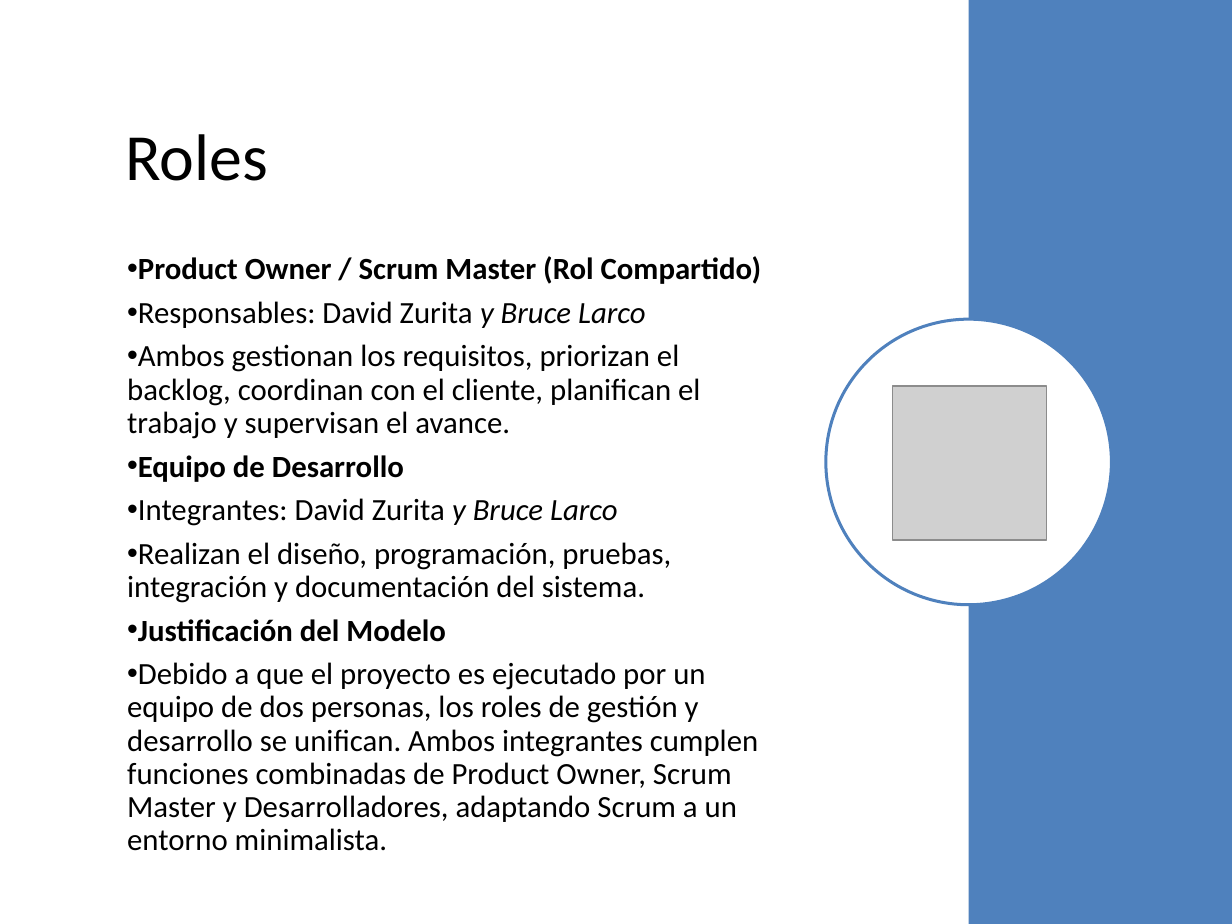
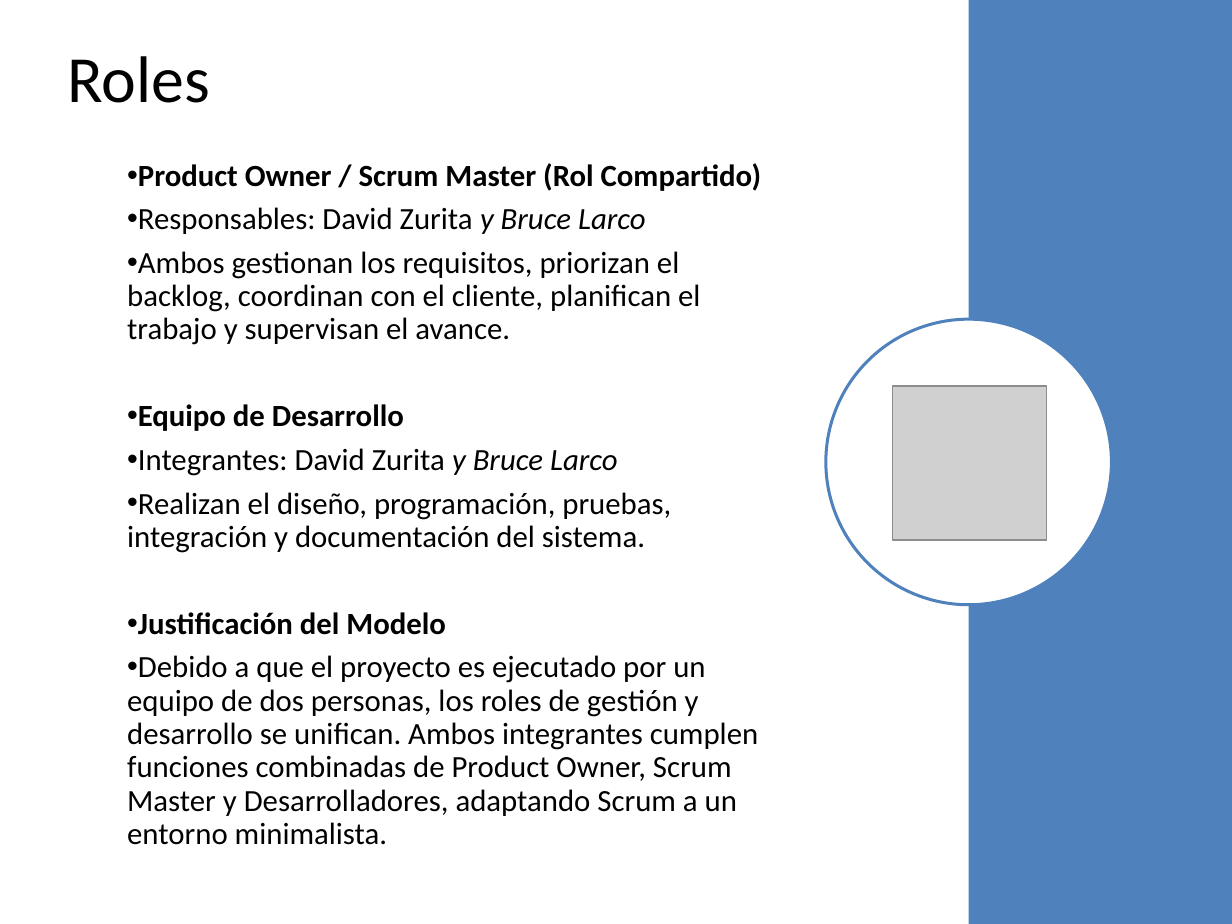
Before and after one commit to DalizC/PTY4614, a slide deck: slide 11 of Equipo 09/Fase 2/Evidencias Proyecto/Presentacion.pptx. Drawn at 1232x924 pixels with LibreOffice and Linux fonts; fonts in the diff are those of the drawing; grey boxes stand for pictures. Boxes give left, top, right and bottom in pixels: in the first picture for what was removed or moved away, otherwise in the second. Text is boxed around its words. In the diff, an @@ line names an element or a change of style, - is before the commit and + after.

```diff
--- a/Equipo 09/Fase 2/Evidencias Proyecto/Presentacion.pptx
+++ b/Equipo 09/Fase 2/Evidencias Proyecto/Presentacion.pptx
@@ title "Roles": place and size @@
-title "Roles" at (126, 134, 269, 181)
+title "Roles" at (67, 56, 210, 103)
@@ text "Product Owner / Scrum Master ..." rewrapped from (127, 301, 758, 822) to (127, 207, 758, 816) @@
```
Also in this commit, not shown: 4 other slides changed.
